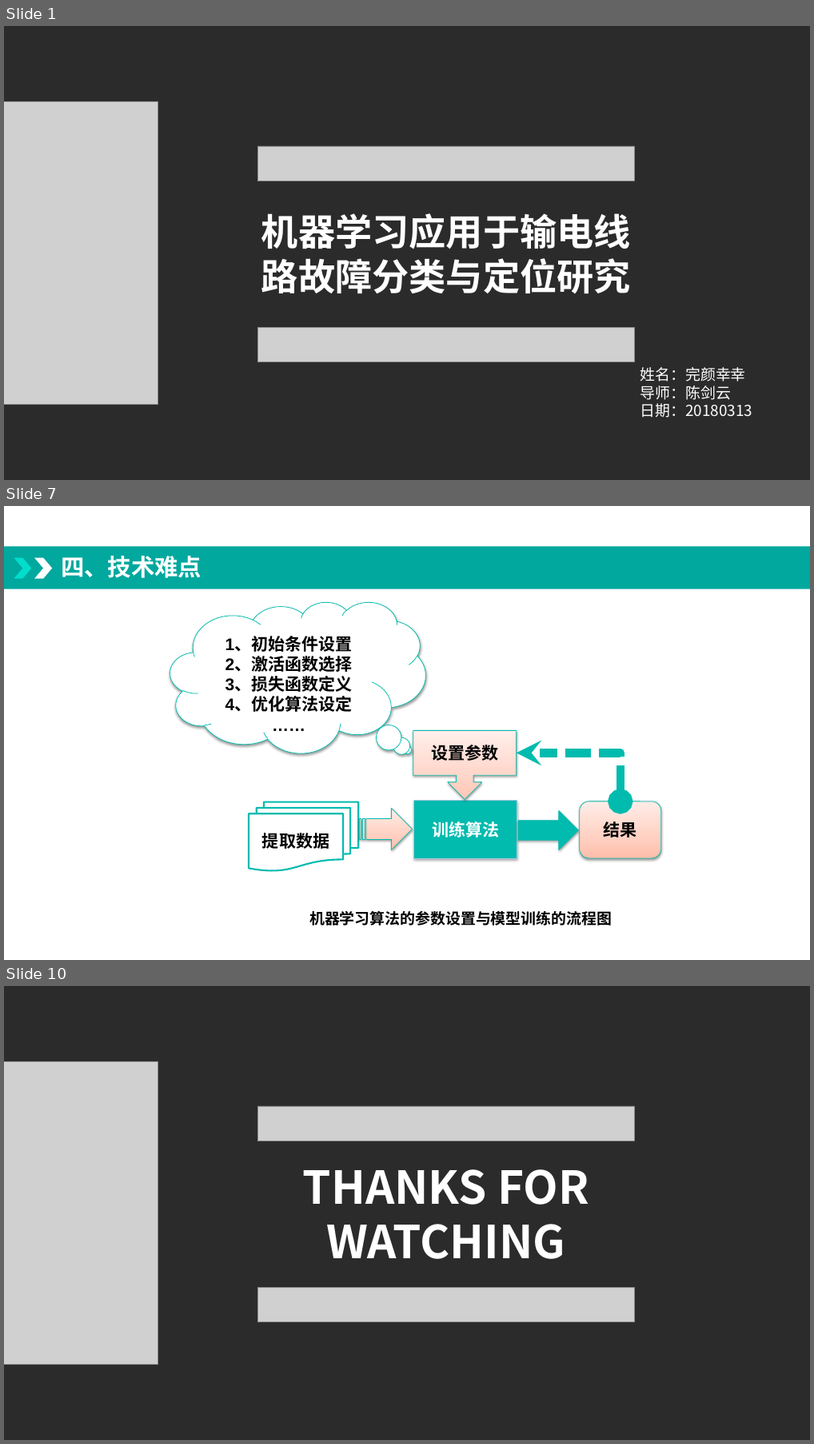
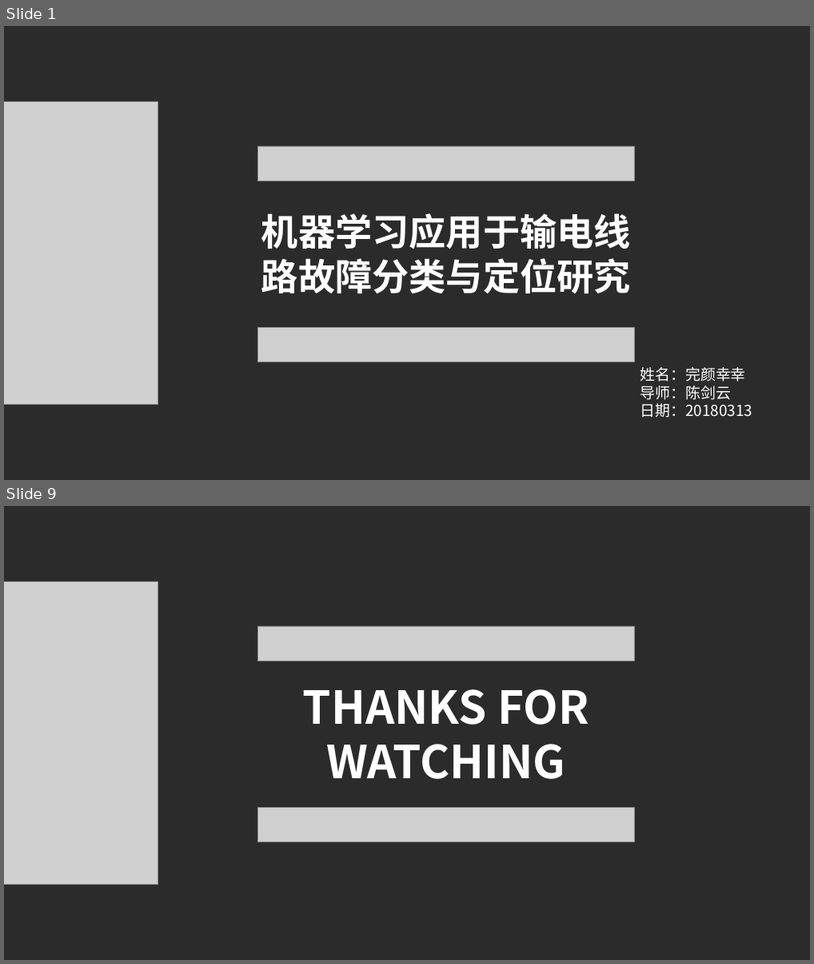
Before and after one commit to minda163/paper, a slide deck: 开题/我要学习-开题1.pptx. Shown one above the other, each under a label of ours: slides 1, 7 and 10 before the commit, slides 1 and 9 after it; the slides between them are not shown. The pictures are 814x1444 and 814x964 pixels, drawn with LibreOffice and Linux fonts; fonts in the diff are those of the drawing; grey boxes stand for pictures; background and template pictures are left out; a plain dark background stands for a picture behind light text. Boxes give left, top, right and bottom in pixels: in the first picture for what was removed or moved away, otherwise in the second. Text is boxed around its words. In the diff, an @@ line names an element or a change of style, - is before the commit and + after.

```diff
--- a/开题/我要学习-开题1.pptx
+++ b/开题/我要学习-开题1.pptx
@@ slide 7 removed at [4, 506, 810, 960], background #FFFFFF @@
@@ rectangle removed at [4, 546, 810, 589] @@
@@ chevron removed at [14, 557, 31, 579] @@
@@ chevron removed at [34, 557, 52, 579] @@
@@ title removed at [61, 556, 202, 578] @@
-四、技术难点
@@ thought cloud removed at [170, 601, 426, 753] @@
-1、初始条件设置
-2、激活函数选择
-3、损失函数定义
-4、优化算法设定
-……
@@ down arrow callout removed at [414, 731, 517, 800] @@
-设置参数
@@ elbow double arrow removed from (621, 801) to (516, 753) @@
@@ flow chart multidocument removed at [249, 802, 359, 871] @@
-提取数据
@@ striped right arrow removed at [360, 808, 412, 850] @@
@@ rectangle removed at [414, 800, 518, 858] @@
-训练算法
@@ right arrow removed at [519, 810, 578, 850] @@
@@ rounded rectangle removed at [580, 801, 662, 858] @@
-结果
@@ text removed at [310, 911, 612, 925] @@
-机器学习算法的参数设置与模型训练的流程图
@@ what was slide 10 is now slide 9 @@
```
Also in this commit, not shown: 7 slides changed, 1 other file.
